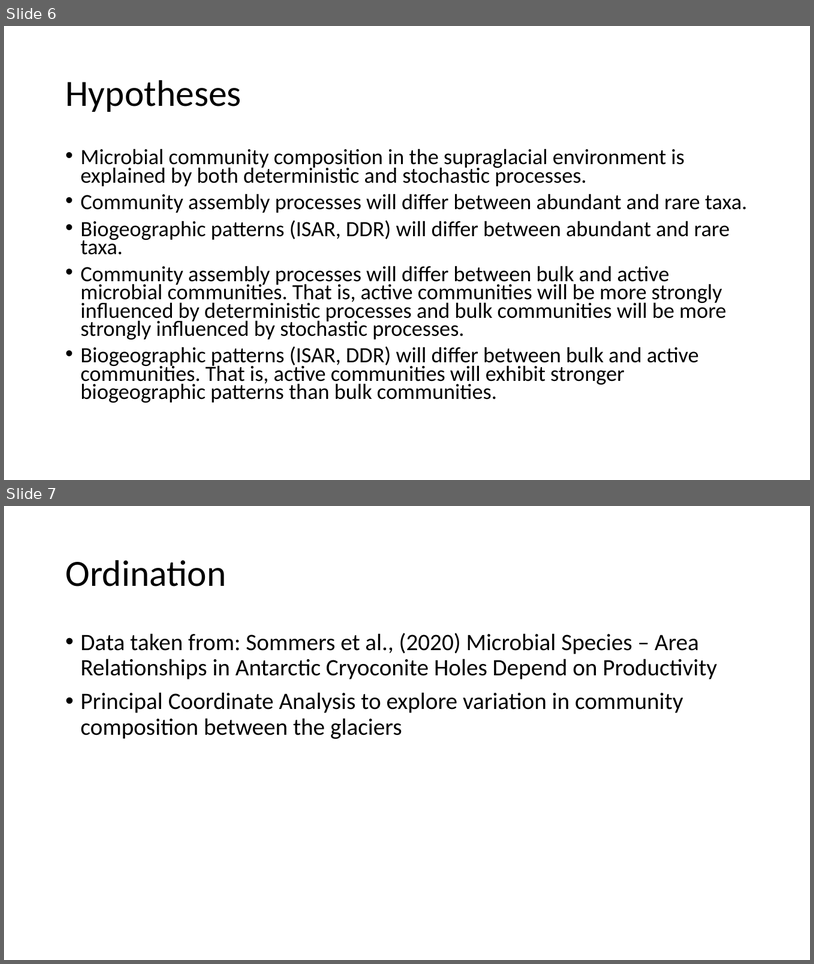
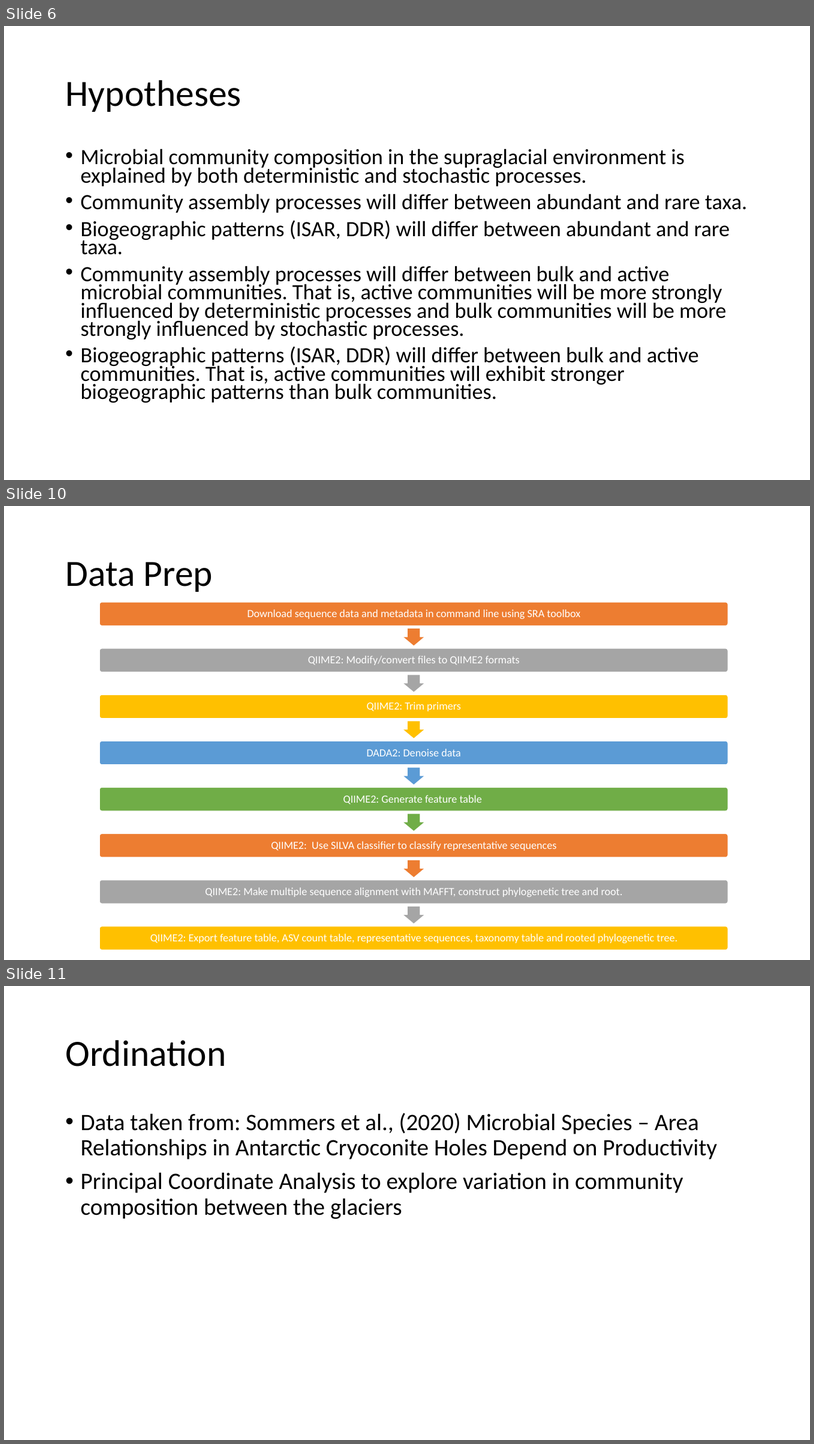
Before and after one commit to amysolman/PhD, a slide deck: Projects/Chapter1/community-assembly.pptx. Shown one above the other, each under a label of ours: slides 6 and 7 before the commit, slides 6, 10 and 11 after it; the slides between them are not shown. The pictures are 814x964 and 814x1444 pixels, drawn with LibreOffice and Linux fonts; fonts in the diff are those of the drawing. Boxes give left, top, right and bottom in pixels: in the first picture for what was removed or moved away, otherwise in the second. Text is boxed around its words. In the diff, an @@ line names an element or a change of style, - is before the commit and + after.

```diff
--- a/Projects/Chapter1/community-assembly.pptx
+++ b/Projects/Chapter1/community-assembly.pptx
@@ slide 10 added at [4, 506, 810, 960], background #FFFFFF @@
@@ title added at [65, 562, 213, 592], 44 pt, text #000000 @@
+Data Prep
@@ group added at [99, 602, 729, 949]: 8 rounded rectangles, 8 texts, 7 right arrows @@
+Download sequence data and metadata in command line using SRA toolbox
+QIIME2: Modify/convert files to QIIME2 formats
+QIIME2: Trim primers
+DADA2: Denoise data
+QIIME2: Generate feature table
+QIIME2: Use SILVA classifier to classify representative sequences
+QIIME2: Make multiple sequence alignment with MAFFT, construct phylogenetic tree and root.
+QIIME2: Export feature table, ASV count table, representative sequences, taxonomy table and rooted phylogenetic tree.
@@ what was slide 7 is now slide 11 @@
```
Also in this commit, not shown: 3 other slides added, 10 other files.
